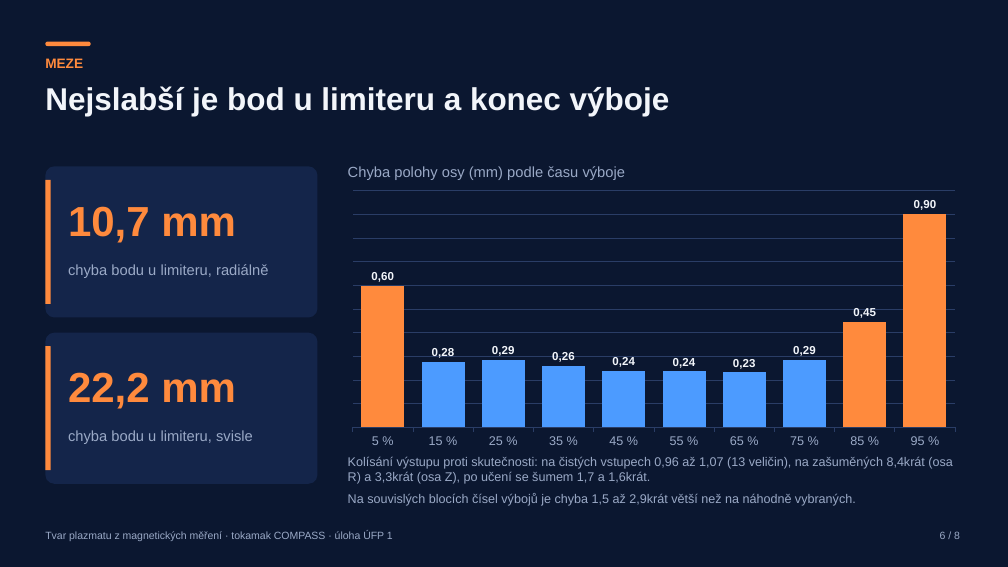
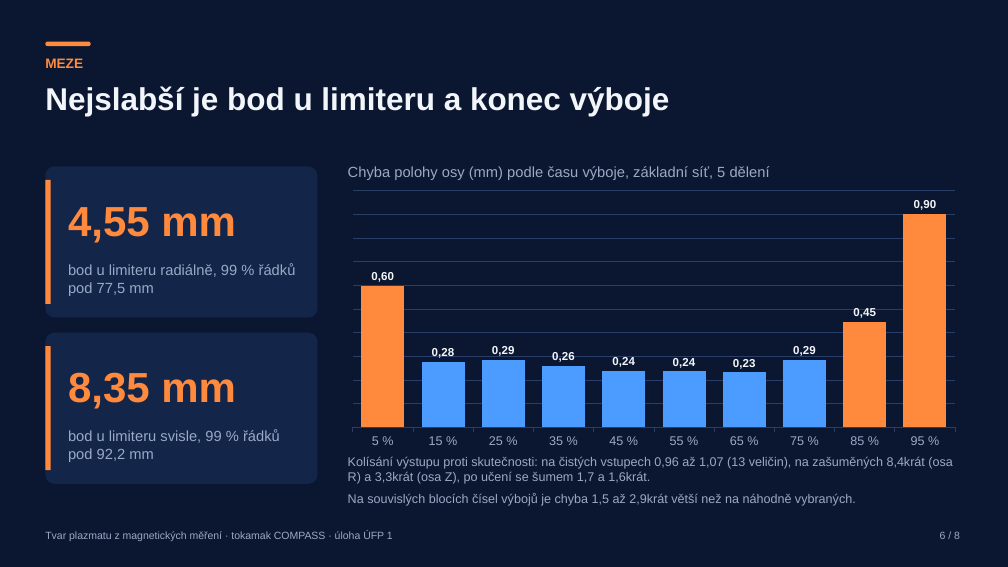
Before and after one commit to mschiller890/hackathon, a slide deck: slide 12 of presentation/deck/slides.pptx (slide 11 before the commit). Drawn at 1008x567 pixels with LibreOffice and Linux fonts; fonts in the diff are those of the drawing. Boxes give left, top, right and bottom in pixels: in the first picture for what was removed or moved away, otherwise in the second. Text is boxed around its words. In the diff, an @@ line names an element or a change of style, - is before the commit and + after.

```diff
--- a/presentation/deck/slides.pptx
+++ b/presentation/deck/slides.pptx
@@ text at bbox=[348, 166, 770, 180]: text changed @@
-Chyba polohy osy (mm) podle času výboje
+Chyba polohy osy (mm) podle času výboje, základní síť, 5 dělení
@@ text at bbox=[68, 207, 236, 243]: text changed @@
-10,7 mm
+4,55 mm
@@ text at bbox=[68, 263, 296, 296]: text changed @@
-chyba bodu u limiteru, radiálně
+bod u limiteru radiálně, 99 % řádků pod 77,5 mm
@@ text at bbox=[68, 372, 236, 409]: text changed @@
-22,2 mm
+8,35 mm
@@ text at bbox=[68, 430, 280, 462]: text changed @@
-chyba bodu u limiteru, svisle
+bod u limiteru svisle, 99 % řádků pod 92,2 mm
```
Also in this commit, not shown: 4 other slides changed, 1 slide added, 1 other file.
